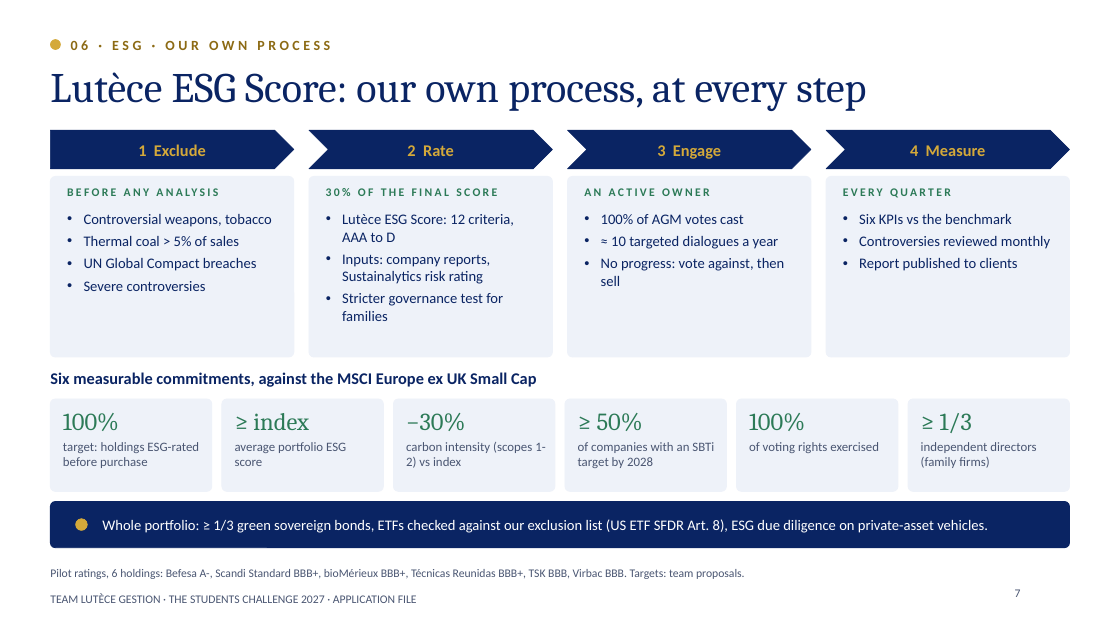
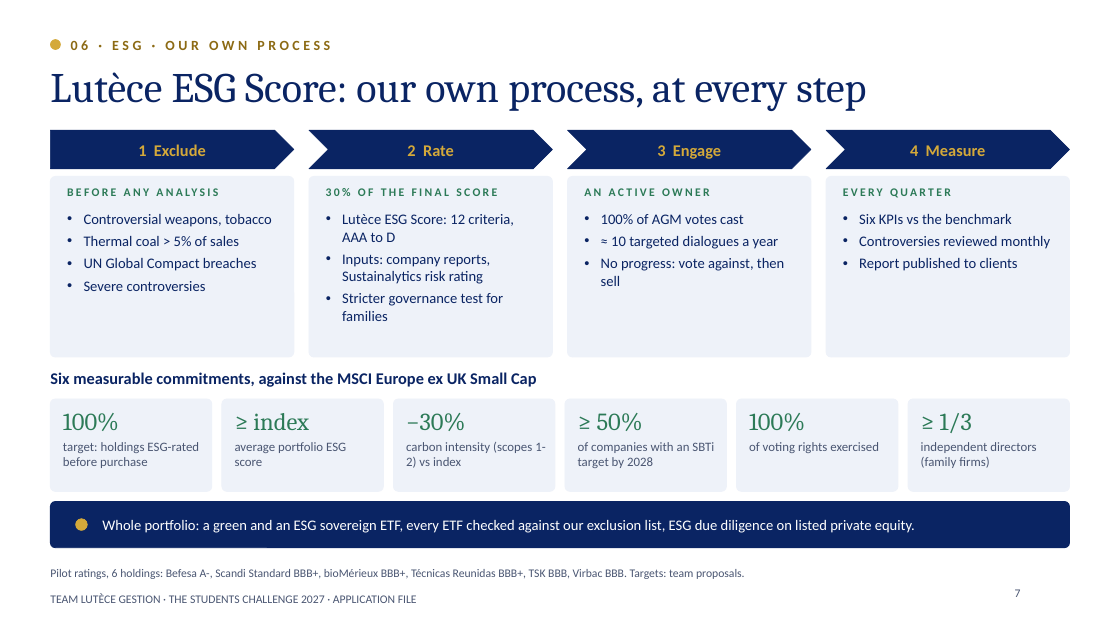
Before and after one commit to charlesarthurfrancois-sys/ponytail, a slide deck: slide 7 of student-challenge/Lutece_Gestion_Application_Students_Challenge_2027.pptx. Drawn at 1120x630 pixels with LibreOffice and Linux fonts; fonts in the diff are those of the drawing; background and template pictures are left out. Boxes give left, top, right and bottom in pixels: in the first picture for what was removed or moved away, otherwise in the second. Text is boxed around its words. In the diff, an @@ line names an element or a change of style, - is before the commit and + after.

```diff
--- a/student-challenge/Lutece_Gestion_Application_Students_Challenge_2027.pptx
+++ b/student-challenge/Lutece_Gestion_Application_Students_Challenge_2027.pptx
@@ text at <box>102,520,915,533</box>: text changed @@
-Whole portfolio: ≥ 1/3 green sovereign bonds, ETFs checked against our exclusion list (US ETF SFDR Art. 8), ESG due diligence on private-asset vehicles.
+Whole portfolio: a green and an ESG sovereign ETF, every ETF checked against our exclusion list, ESG due diligence on listed private equity.
```
Also in this commit, not shown: 7 other slides changed, 1 other file.
